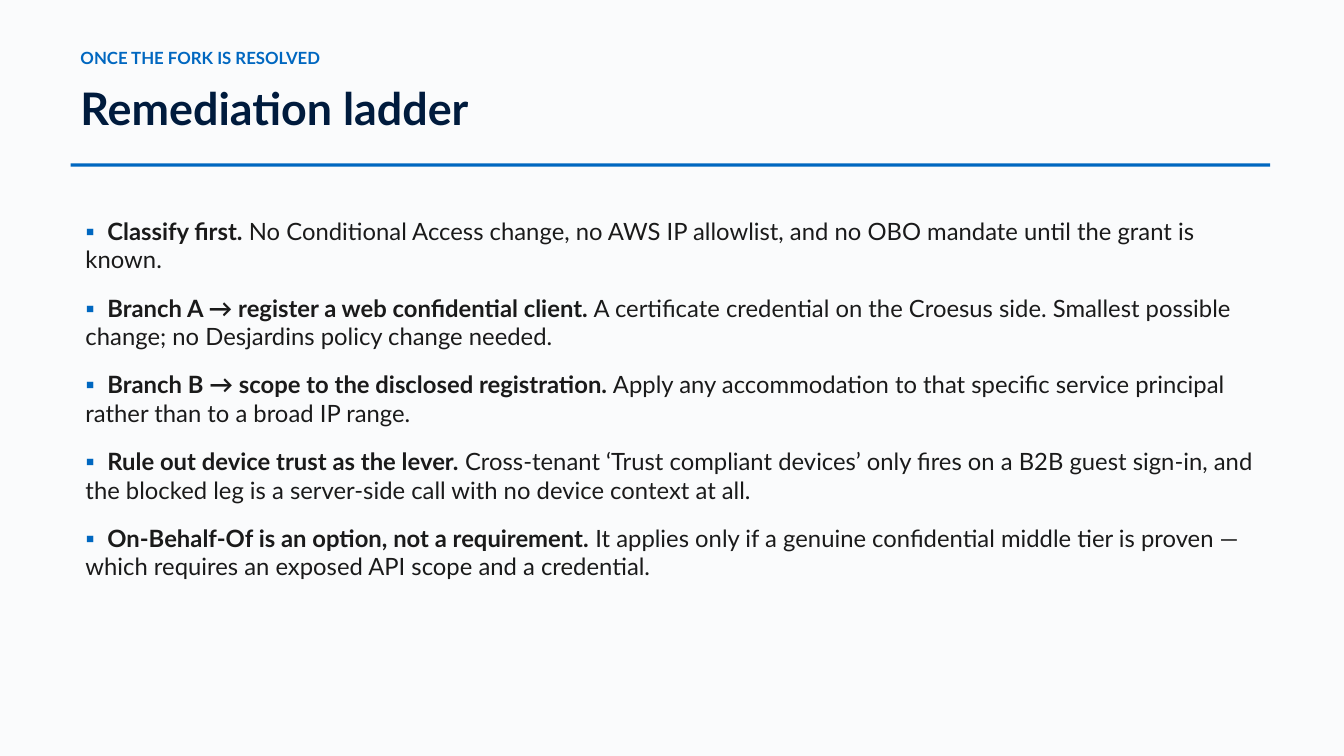
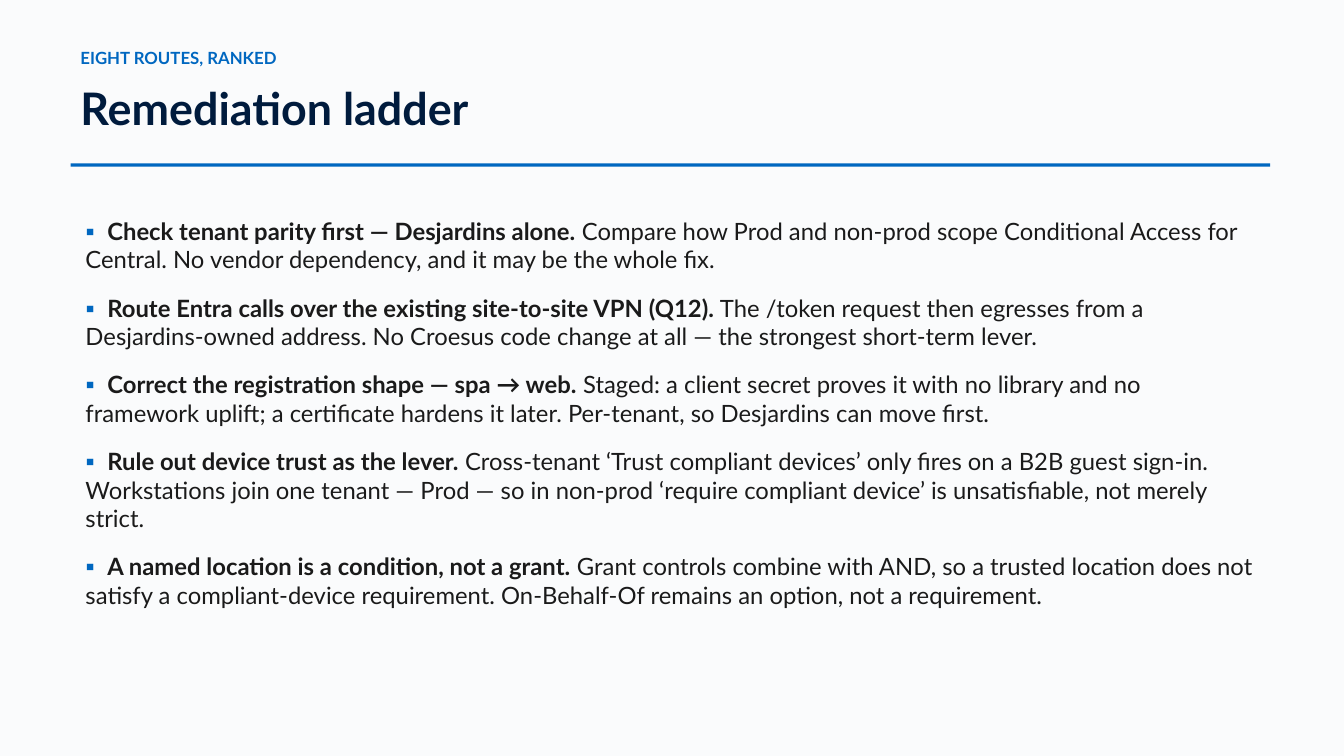
Before and after one commit to devopsabcs-engineering/croesus, a slide deck: slide 11 of docs/deck/croesus-session-deck.pptx. Drawn at 1344x756 pixels with LibreOffice and Linux fonts; fonts in the diff are those of the drawing. Boxes give left, top, right and bottom in pixels: in the first picture for what was removed or moved away, otherwise in the second. Text is boxed around its words. In the diff, an @@ line names an element or a change of style, - is before the commit and + after.

Commit message:
Update evidence narrative and registration shape panel with findings from Croesus session
- Revised the evidence narrative to reflect the updated date and key findings from the three-way session with Croesus, emphasizing the type mismatch in application registration.
- Enhanced the RegistrationShapePanel component to clarify the distinction between `spa` and `web` platform registrations, including new findings and implications for GPD Central.
- Added a new document detailing the findings from the three-way session, outlining the current state, open questions, and potential routes for resolution.

```diff
--- a/docs/deck/croesus-session-deck.pptx
+++ b/docs/deck/croesus-session-deck.pptx
@@ text at (x1=80, y1=51, x2=276, y2=66): text changed @@
-ONCE THE FORK IS RESOLVED
+EIGHT ROUTES, RANKED
@@ text at (x1=85, y1=222, x2=1252, y2=608): text changed @@
-▪ Classify first. No Conditional Access change, no AWS IP allowlist, and no OBO mandate until the grant is known.
-▪ Branch A → register a web confidential client. A certificate credential on the Croesus side. Smallest possible change; no Desjardins policy change needed.
-▪ Branch B → scope to the disclosed registration. Apply any accommodation to that specific service principal rather than to a broad IP range.
-▪ Rule out device trust as the lever. Cross-tenant ‘Trust compliant devices’ only fires on a B2B guest sign-in, and the blocked leg is a server-side call with no device context at all.
-▪ On-Behalf-Of is an option, not a requirement. It applies only if a genuine confidential middle tier is proven — which requires an exposed API scope and a credential.
+▪ Check tenant parity first — Desjardins alone. Compare how Prod and non-prod scope Conditional Access for Central. No vendor dependency, and it may be the whole fix.
+▪ Route Entra calls over the existing site-to-site VPN (Q12). The /token request then egresses from a Desjardins-owned address. No Croesus code change at all — the strongest short-term lever.
+▪ Correct the registration shape — spa → web. Staged: a client secret proves it with no library and no framework uplift; a certificate hardens it later. Per-tenant, so Desjardins can move first.
+▪ Rule out device trust as the lever. Cross-tenant ‘Trust compliant devices’ only fires on a B2B guest sign-in. Workstations join one tenant — Prod — so in non-prod ‘require compliant device’ is unsatisfiable, not merely strict.
+▪ A named location is a condition, not a grant. Grant controls combine with AND, so a trusted location does not satisfy a compliant-device requirement. On-Behalf-Of remains an option, not a requirement.
```
Also in this commit, not shown: 10 other slides changed, 8 other files.
